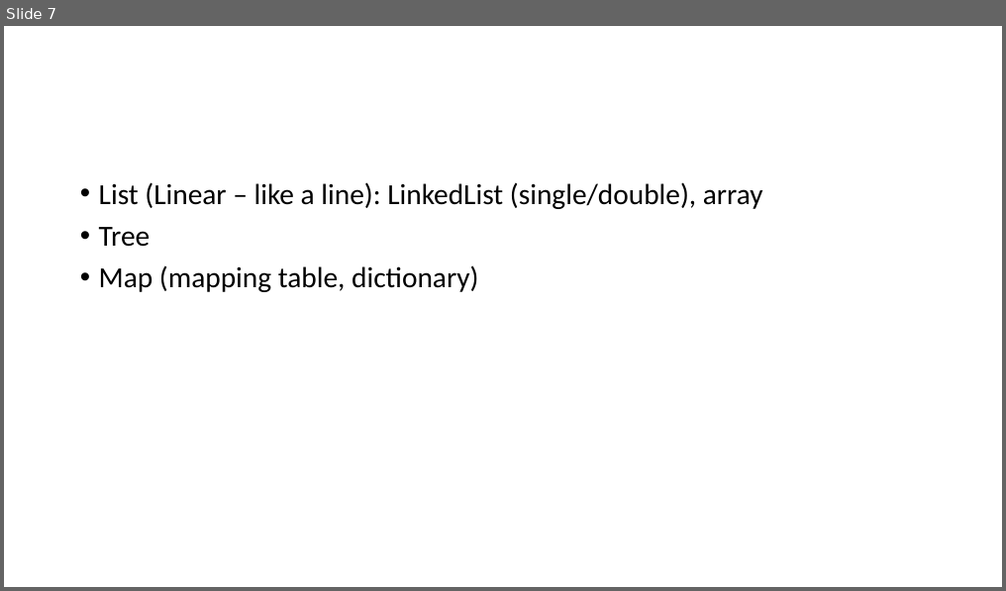
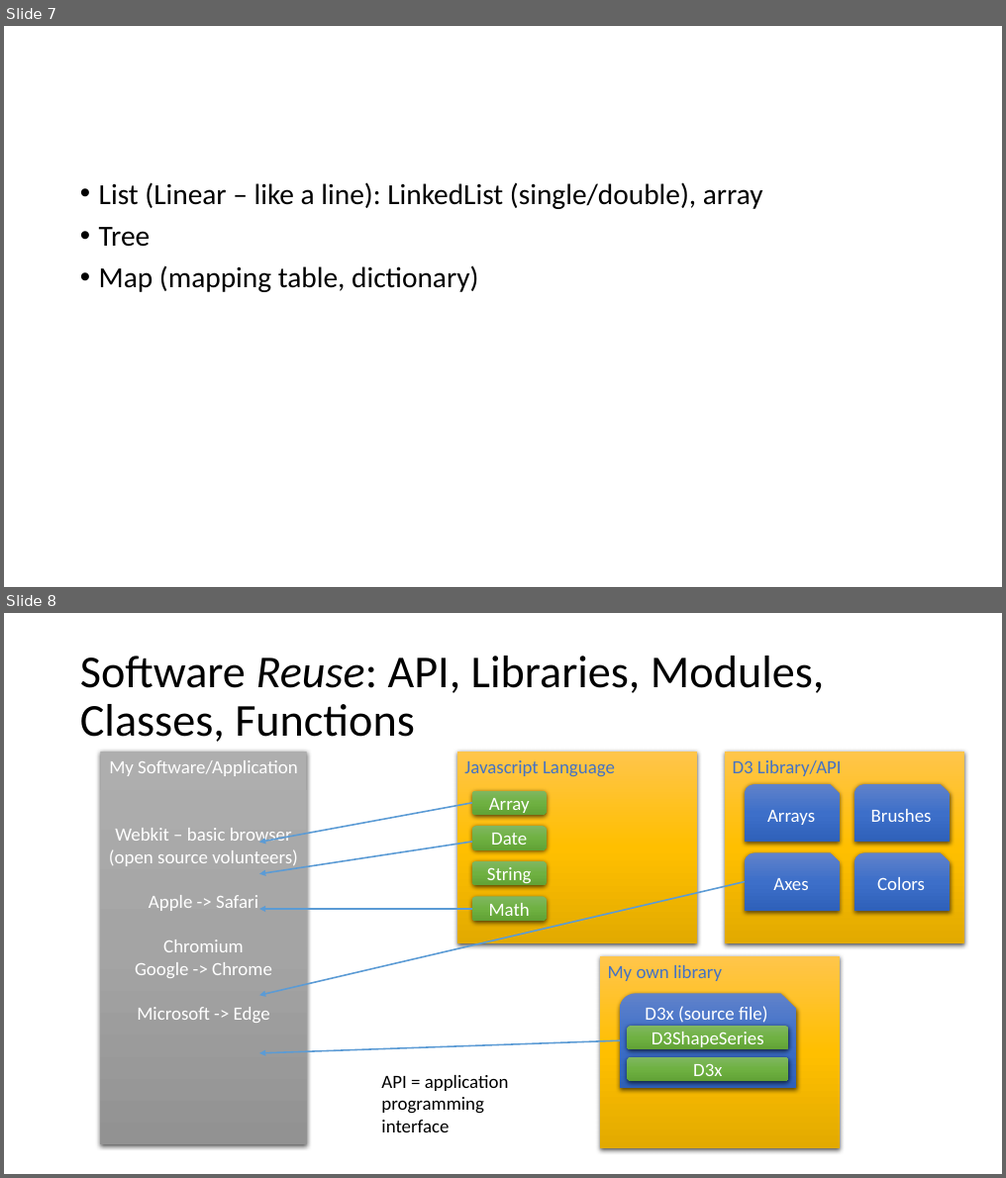
Before and after one commit to brianwhu/fun-in-js, a slide deck: documents/DataStructures.pptx. Shown one above the other, each under a label of ours: slide 7 before the commit, slides 7 and 8 after it. The pictures are 1006x591 and 1006x1178 pixels, drawn with LibreOffice and Linux fonts; fonts in the diff are those of the drawing. Boxes give left, top, right and bottom in pixels: in the first picture for what was removed or moved away, otherwise in the second. Text is boxed around its words. In the diff, an @@ line names an element or a change of style, - is before the commit and + after.

```diff
--- a/documents/DataStructures.pptx
+++ b/documents/DataStructures.pptx
@@ slide 8 added at (x1=4, y1=613, x2=1002, y2=1174), background #FFFFFF @@
@@ title added at (x1=80, y1=656, x2=824, y2=742), 44 pt, text #000000 @@
+Software Reuse: API, Libraries, Modules, Classes, Functions
@@ rectangle added at (x1=101, y1=752, x2=307, y2=1145), fill gradient #AFAFAF to #A5A5A5 to #939393, 18 pt, text #FFFFFF @@
+My Software/Application
+Webkit – basic browser
+(open source volunteers)
+Apple -> Safari
+Chromium
+Google -> Chrome
+Microsoft -> Edge
@@ rectangle added at (x1=457, y1=752, x2=697, y2=944), fill gradient #FFC64B to #FFC000 to #E3AB00, 18 pt, text #4472C4 @@
+Javascript Language
@@ rectangle added at (x1=725, y1=752, x2=964, y2=944), fill gradient #FFC64B to #FFC000 to #E3AB00, 18 pt, text #4472C4 @@
+D3 Library/API
@@ snip round rect added at (x1=745, y1=784, x2=840, y2=842), fill gradient #6183CB to #3E70CA to #3062BB, 18 pt, text #FFFFFF @@
+Arrays
@@ snip round rect added at (x1=854, y1=784, x2=949, y2=842), fill gradient #6183CB to #3E70CA to #3062BB, 18 pt, text #FFFFFF @@
+Brushes
@@ arrow added from (472, 803) to (259, 842), #5B9BD5 1.5 pt @@
@@ rounded rectangle added at (x1=472, y1=791, x2=546, y2=815), fill gradient #81B861 to #6FB242 to #62A336, 18 pt, text #FFFFFF @@
+Array
@@ arrow added from (472, 842) to (259, 874), #5B9BD5 1.5 pt @@
@@ rounded rectangle added at (x1=472, y1=827, x2=546, y2=851), fill gradient #81B861 to #6FB242 to #62A336, 18 pt, text #FFFFFF @@
+Date
@@ rounded rectangle added at (x1=472, y1=861, x2=546, y2=885), fill gradient #81B861 to #6FB242 to #62A336, 18 pt, text #FFFFFF @@
+String
@@ snip round rect added at (x1=745, y1=854, x2=840, y2=911), fill gradient #6183CB to #3E70CA to #3062BB, 18 pt, text #FFFFFF @@
+Axes
@@ snip round rect added at (x1=854, y1=854, x2=949, y2=911), fill gradient #6183CB to #3E70CA to #3062BB, 18 pt, text #FFFFFF @@
+Colors
@@ arrow added from (472, 909) to (259, 909), #5B9BD5 1.5 pt @@
@@ arrow added from (745, 881) to (259, 995), #5B9BD5 1.5 pt @@
@@ rounded rectangle added at (x1=472, y1=897, x2=546, y2=921), fill gradient #81B861 to #6FB242 to #62A336, 18 pt, text #FFFFFF @@
+Math
@@ rectangle added at (x1=600, y1=956, x2=840, y2=1149), fill gradient #FFC64B to #FFC000 to #E3AB00, 18 pt, text #4472C4 @@
+My own library
@@ snip round rect added at (x1=620, y1=993, x2=797, y2=1088), fill gradient #6183CB to #3E70CA to #3062BB, 18 pt, text #FFFFFF @@
+D3x (source file)
@@ rounded rectangle added at (x1=627, y1=1026, x2=788, y2=1051), fill gradient #81B861 to #6FB242 to #62A336, 18 pt, text #FFFFFF @@
+D3ShapeSeries
@@ arrow added from (620, 1042) to (259, 1054), #5B9BD5 1.5 pt @@
@@ rounded rectangle added at (x1=627, y1=1057, x2=788, y2=1081), fill gradient #81B861 to #6FB242 to #62A336, 18 pt, text #FFFFFF @@
+D3x
@@ text added at (x1=381, y1=1075, x2=509, y2=1133), 18 pt, text #000000 @@
+API = application programming interface
```
Also in this commit, not shown: 17 other slides added, 6 other files.
